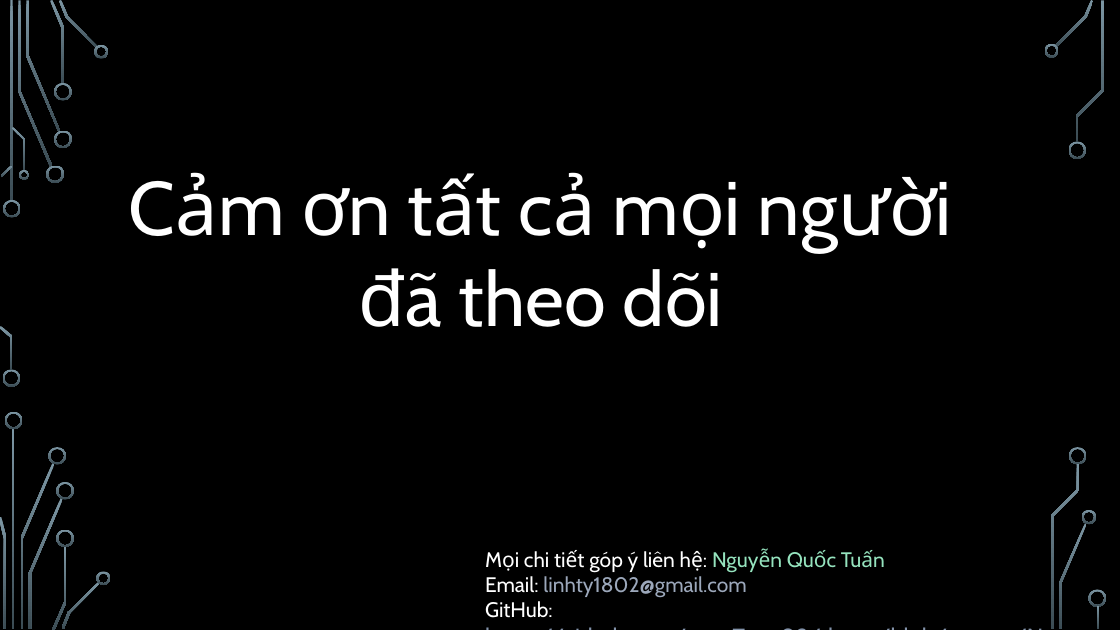
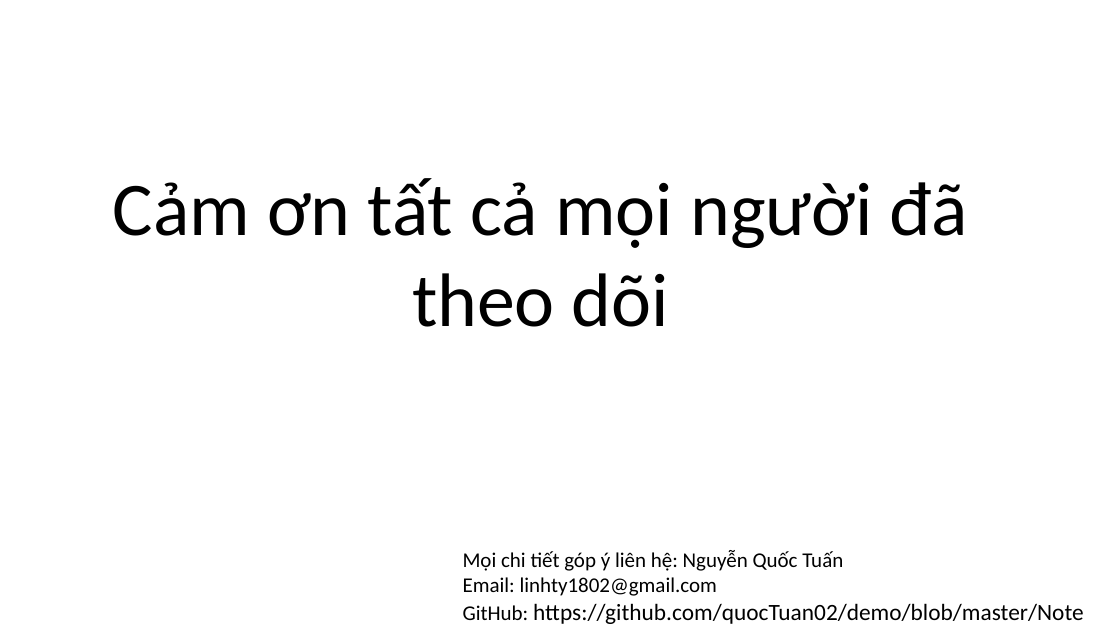
Before and after one commit to quocTuan02/demo, a slide deck: slide 22 of Note/CleanCode.pptx. Drawn at 1120x630 pixels with LibreOffice and Linux fonts; fonts in the diff are those of the drawing; background and template pictures are left out. Boxes give left, top, right and bottom in pixels: in the first picture for what was removed or moved away, otherwise in the second. Text is boxed around its words. In the diff, an @@ line names an element or a change of style, - is before the commit and + after.

```diff
--- a/Note/CleanCode.pptx
+++ b/Note/CleanCode.pptx
@@ background picture (left out) to #FFFFFF @@
@@ text "Cảm ơn tất cả mọi ..." at (x1=113, y1=178, x2=968, y2=327): font Cabin to Calibri, text colour #FFFFFF to #000000 @@
@@ text "Mọi chi tiết góp ý ..." moved from (x1=485, y1=551, x2=746, y2=618) to (x1=463, y1=550, x2=1084, y2=624) @@
@@ text "Mọi chi tiết góp ý ..." at (x1=463, y1=550, x2=1084, y2=624): font Cabin to Calibri; text colour #FFFFFF to #000000 in "Mọi chi tiết góp ý liên hệ:", "Email:", "GitHub:"; text colour #95E3BE to #000000 in "Nguyễn Quốc Tuấn"; text colour #9CA8BB to #000000 in "linhty1802@gmail.com"; text colour #8393AA to #000000 in "https://github.com/quocTuan02/demo/blob/master/Note" @@
@@ group removed at (x1=0, y1=0, x2=1107, y2=630): 33 freeform shapes, 3 rectangles @@
```
Also in this commit, not shown: 21 other slides changed.
